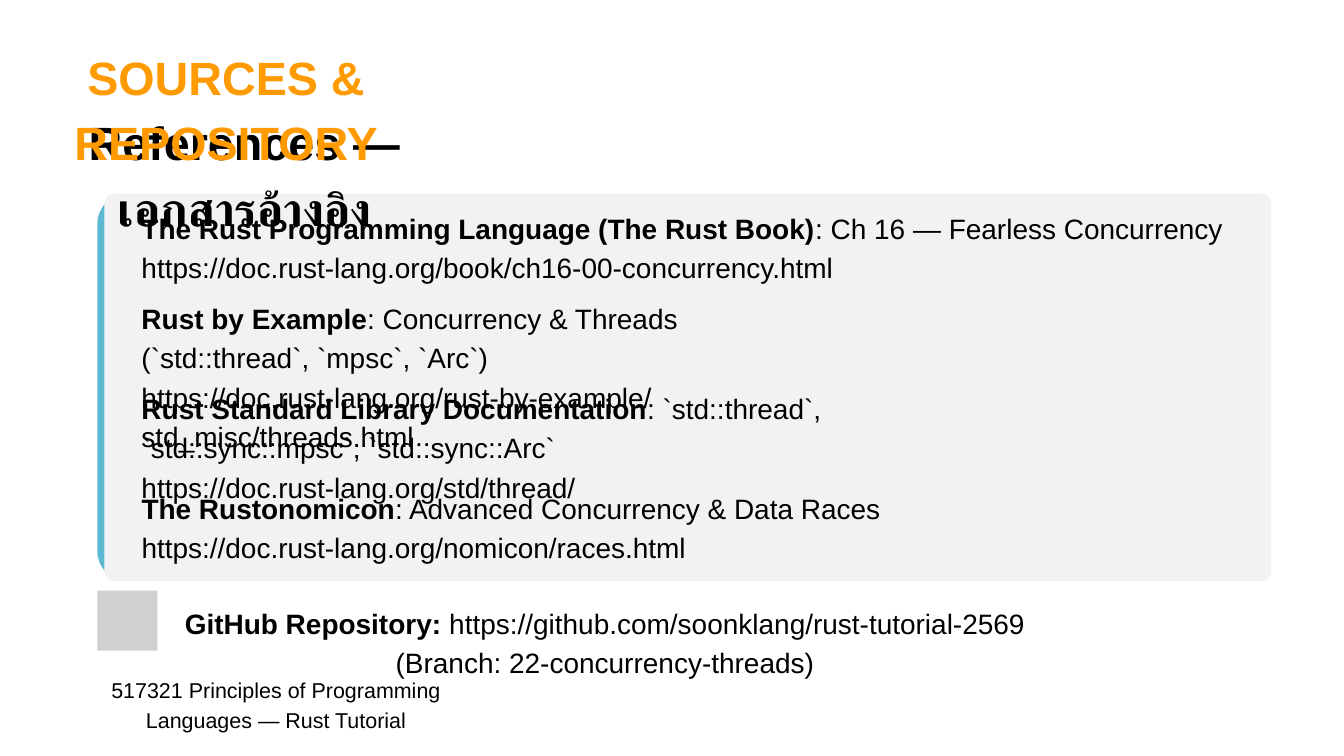
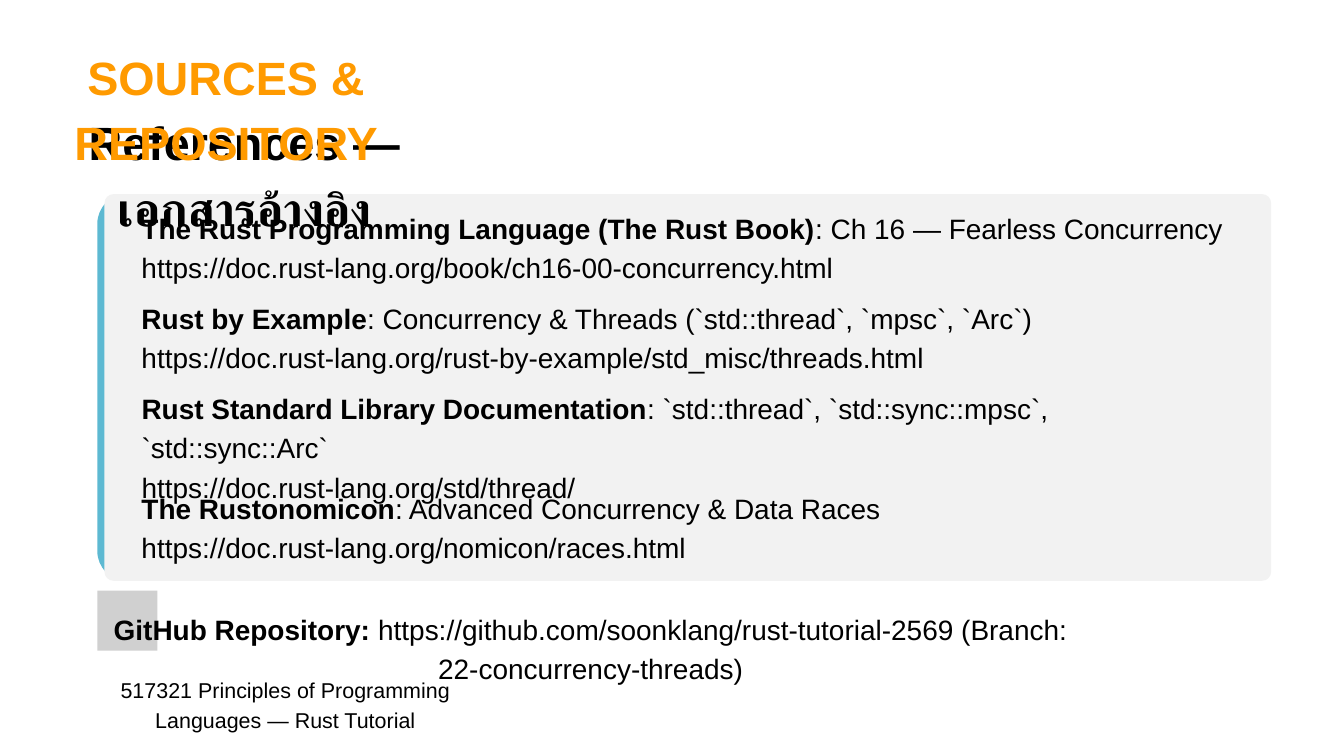
Before and after one commit to Viseth101/rust-tutorial-2569, a slide deck: slide 11 of 22-concurrency-threads/Presentation/Chapter 22 Concurrency & Threads- #26 (1).pptx (slide 12 before the commit). Drawn at 1344x756 pixels with LibreOffice and Linux fonts; fonts in the diff are those of the drawing; grey boxes stand for pictures. Boxes give left, top, right and bottom in pixels: in the first picture for what was removed or moved away, otherwise in the second. Text is boxed around its words. In the diff, an @@ line names an element or a change of style, - is before the commit and + after.

Commit message:
Update presentation files

```diff
--- a/22-concurrency-threads/Presentation/Chapter 22 Concurrency & Threads- #26 (1).pptx
+++ b/22-concurrency-threads/Presentation/Chapter 22 Concurrency & Threads- #26 (1).pptx
@@ text "Rust by Example: Concurrency & ..." rewrapped from (141,308,678,452) to (141,308,1032,374) @@
@@ text "Rust Standard Library Documentation: `std::thread`, ..." rewrapped from (141,397,822,503) to (142,398,1048,503) @@
@@ text "GitHub Repository: https://github.com/soonklang/rust-tutoria ..." rewrapped from (185,613,1024,679) to (114,618,1067,684) @@
@@ text "517321 Principles of Programming Languages ...": place and size @@
-text "517321 Principles of Programming Languages ..." at (111,682,441,733)
+text "517321 Principles of Programming Languages ..." at (121,682,450,733)
```
Also in this commit, not shown: 12 other slides changed, 1 slide removed.
